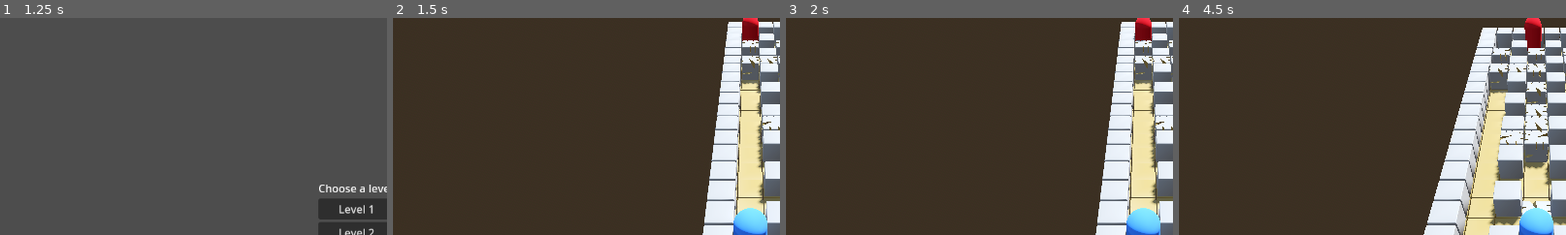
Above: before the commit, frames 1-4 (left to right).
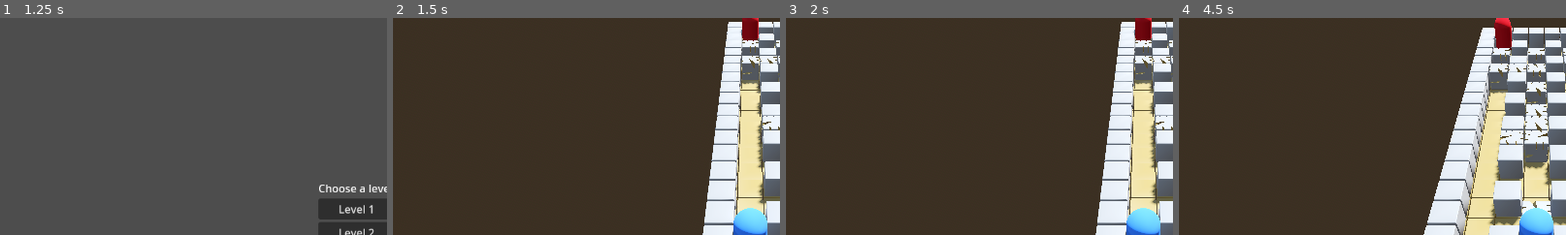
Above: after the commit, the same moments.

Repository: Loethor/ExplosiveBoy
Game: Godot game, scene res://scenes/world.tscn
The game is run twice, just before and just after one commit, with the same random seed, the same clock (stepped at 60 frames per second) and the same inputs.
Inputs:
- Up to frame 1 (1.25 s): click "Play" at 0.5 s
- Up to frame 2 (1.5 s): click "Level 1" at 1.25 s
- Up to frame 3 (2 s): no input
- Up to frame 4 (4.5 s): tap Enter at 2, 4.25 s; hold D (right) 2.03-2.78 s; hold Space (bomb) 2.03-2.78 s; hold S (down) 2.78-3.53 s; tap Space (bomb) at 2.85, 3.5, 4.35 s; hold D (right) 3.53-4.28 s; hold Space (bomb) 3.53-4.28 s; hold W (up) from 4.28 s (still down)
The pictures show only the part of the screen within x 4-54%, y 0-50%; the shares and areas given below are measured in that part.

Frame 1 is identical in both runs. In frame 2, 0.1% of the frame differs, in the area x 89-95%, y 0-17%; in frame 3, 0.2%; in frame 4, 1.2%, in the area x 80-94%, y 0-21%.

Commit message:
Added behavior component

Diff:
--- /dev/null
+++ b/BehaviorComponent.gd
@@ -0,0 +1,51 @@
+extends Node
+class_name BehaviorComponent
+
+const TILE_SIZE = 1
+const MOVEMENT_DURATION = 0.25
+const MOVEMENT_COOLDOWN = 1
+const DIRECTIONS = [Vector3.RIGHT,
+					Vector3.LEFT,
+					Vector3.FORWARD,
+					Vector3.BACK]
+
+@onready var cooldown_timer = $CooldownTimer
+@onready var grid := $"../../MapComponent/"
+
+var can_act := true
+var can_move
+
+enum BehaviorsEnum {random, passive, aggresive}
+@export var BehaviorType: BehaviorsEnum = BehaviorsEnum.passive
+
+func _ready() -> void:
+	randomize()
+
+func move():
+	match BehaviorType:
+		BehaviorsEnum.passive:
+			pass
+		BehaviorsEnum.random:
+			move_randomly()
+		BehaviorsEnum.aggresive:
+			pass
+		_:
+			pass
+
+func move_randomly():
+	can_move = false
+	var target_position
+	while(!can_move):
+		var rand_index := randi() % DIRECTIONS.size()
+		var target_direction = DIRECTIONS[rand_index] * TILE_SIZE
+		target_position = get_parent().global_position + target_direction
+		can_move = grid.is_position_free(target_position)
+	start_cooldown()
+	var tween := create_tween()
+	tween.tween_property(get_parent(), "position", target_position, MOVEMENT_DURATION).set_trans(Tween.TRANS_LINEAR)
+
+func start_cooldown():
+	cooldown_timer.start(MOVEMENT_COOLDOWN)
+
+func _on_cooldown_timer_timeout() -> void:
+	move()
--- a/scenes/characters/enemies/random_enemy.gd
+++ b/scenes/characters/enemies/random_enemy.gd
@@ -1,40 +1,9 @@
 extends CharacterBody3D
 
-const TILE_SIZE = 1
-const MOVEMENT_DURATION = 0.25
-const MOVEMENT_COOLDOWN = 1
-const DIRECTIONS = [Vector3.RIGHT,
-					Vector3.LEFT,
-					Vector3.FORWARD,
-					Vector3.BACK]
-
-@onready var cooldown_timer = $CooldownTimer
-@onready var grid := $"../MapComponent/"
-
-var can_act := true
-var can_move
+@onready var behavior_component :BehaviorComponent = $BehaviorComponent
 
 func _ready() -> void:
-	randomize()
-	move()
-
-func move():
-	can_move = false
-	var target_position
-	while(!can_move):
-		var rand_index := randi() % DIRECTIONS.size()
-		var target_direction = DIRECTIONS[rand_index] * TILE_SIZE
-		target_position = global_position + target_direction
-		can_move = grid.is_position_free(target_position)
-	start_cooldown()
-	var tween := create_tween()
-	tween.tween_property(self, "position", target_position, MOVEMENT_DURATION).set_trans(Tween.TRANS_LINEAR)
-
-func start_cooldown():
-	cooldown_timer.start(MOVEMENT_COOLDOWN)
-
-func _on_cooldown_timer_timeout() -> void:
-	move()
+	behavior_component.move()
 
 func die():
 	queue_free()
--- a/scenes/characters/enemies/random_enemy.tscn
+++ b/scenes/characters/enemies/random_enemy.tscn
@@ -1,6 +1,7 @@
-[gd_scene load_steps=5 format=3 uid="uid://jcpmv2i3j7tv"]
+[gd_scene load_steps=6 format=3 uid="uid://jcpmv2i3j7tv"]
 
 [ext_resource type="Script" path="res://scenes/characters/enemies/random_enemy.gd" id="1_niq1e"]
+[ext_resource type="PackedScene" uid="uid://n32554fgx8jw" path="res://scenes/components/behavior_component.tscn" id="2_vwn7q"]
 
 [sub_resource type="CapsuleMesh" id="CapsuleMesh_d1pxa"]
 
@@ -25,4 +26,6 @@
 
 [node name="CooldownTimer" type="Timer" parent="."]
 
+[node name="BehaviorComponent" parent="." instance=ExtResource("2_vwn7q")]
+
 [connection signal="timeout" from="CooldownTimer" to="." method="_on_cooldown_timer_timeout"]
--- /dev/null
+++ b/scenes/components/behavior_component.tscn
@@ -0,0 +1,10 @@
+[gd_scene load_steps=2 format=3 uid="uid://n32554fgx8jw"]
+
+[ext_resource type="Script" path="res://BehaviorComponent.gd" id="1_cfrdb"]
+
+[node name="BehaviorComponent" type="Node"]
+script = ExtResource("1_cfrdb")
+
+[node name="CooldownTimer" type="Timer" parent="."]
+
+[connection signal="timeout" from="CooldownTimer" to="." method="_on_cooldown_timer_timeout"]
--- a/scenes/levels/level_1.tscn
+++ b/scenes/levels/level_1.tscn
@@ -19,4 +19,8 @@
 [node name="RandomEnemy" parent="." instance=ExtResource("3_h3p13")]
 transform = Transform3D(1, 0, 0, 0, 1, 0, 0, 0, 1, -8, 1, -9)
 
+[node name="BehaviorComponent" parent="RandomEnemy" index="3"]
+BehaviorType = 1
+
 [editable path="MapComponent"]
+[editable path="RandomEnemy"]
--- a/scenes/levels/level_3.tscn
+++ b/scenes/levels/level_3.tscn
@@ -19,4 +19,8 @@
 [node name="RandomEnemy" parent="." instance=ExtResource("3_aifp6")]
 transform = Transform3D(1, 0, 0, 0, 1, 0, 0, 0, 1, -2, 1, -2)
 
+[node name="BehaviorComponent" parent="RandomEnemy" index="3"]
+BehaviorType = 0
+
 [editable path="MapComponent"]
+[editable path="RandomEnemy"]
